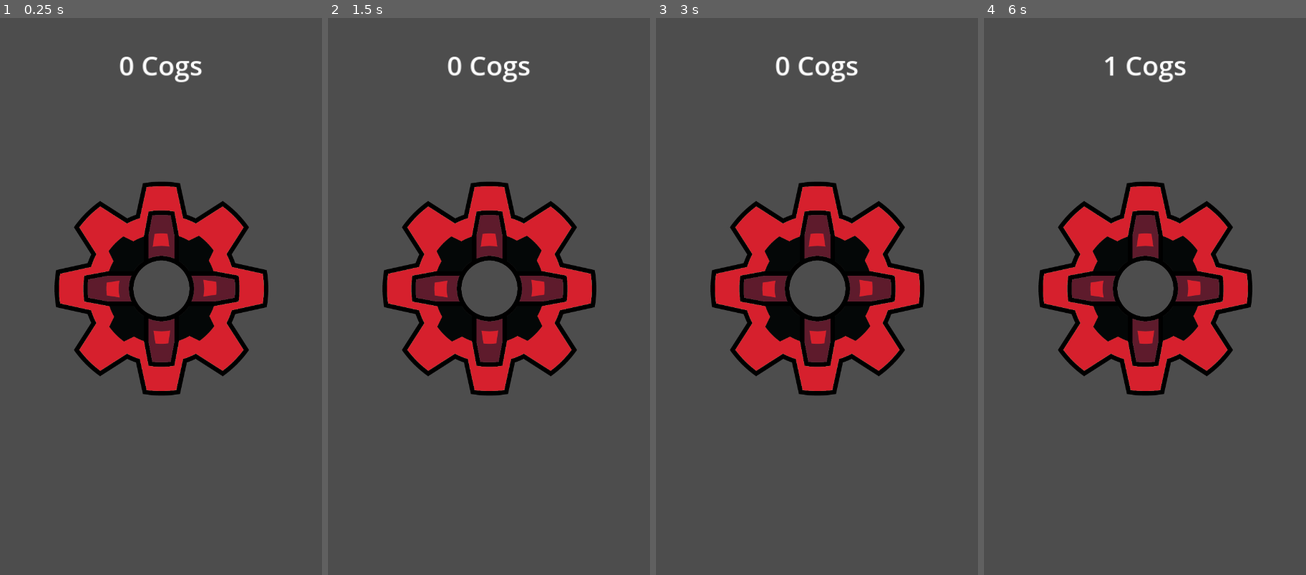
Above: before the commit, frames 1-4 (left to right).
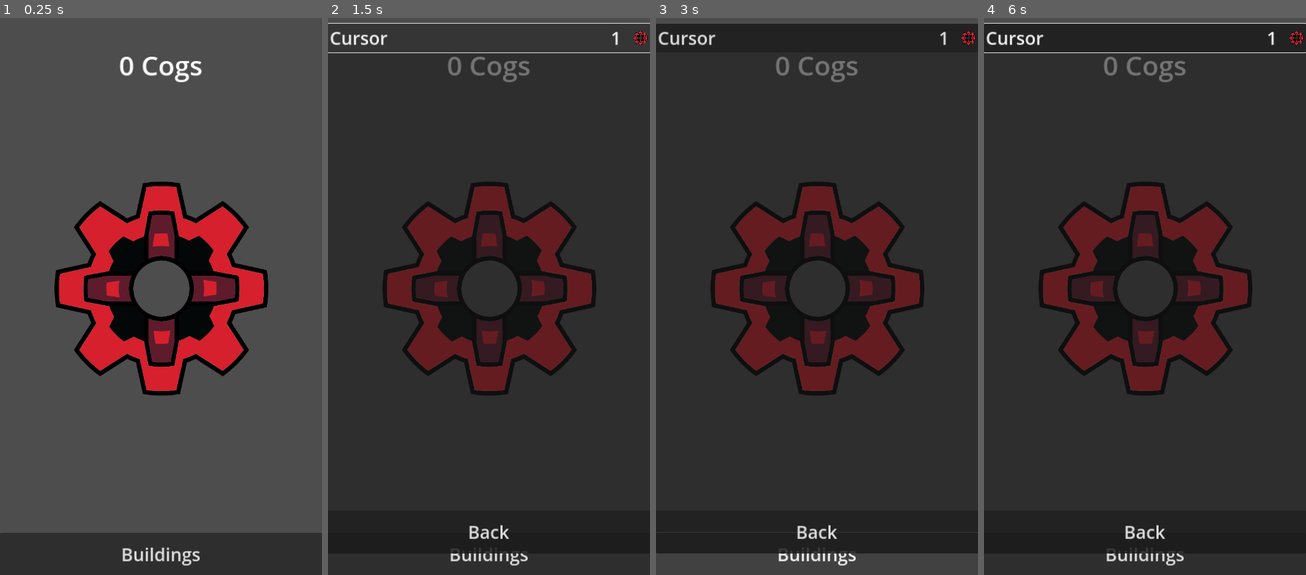
Above: after the commit, the same moments.

Repository: RUCOGS/COGS-clicker
Game: Godot game, scene res://Scenes/main_scene.tscn
Same seed, same stepped clock (60 frames per second), same inputs: the game is played once before the commit and once after it. Before the commit the project starts from res://UI/Scenes/main_scene.tscn.
Inputs (mouse positions are in pixels of both pictures, inside the frame that each line leads up to):
- Up to frame 1 (0.25 s): no input
- Up to frame 2 (1.5 s): click (489, 552) at 0.5 s, where only the run after the commit has a clickable "Buildings"; click (489, 40) at 1.25 s, where only the run after the commit has a clickable "Cursor 15"
- Up to frame 3 (3 s): click (817, 530) at 2 s, where only the run after the commit has a clickable "Back"; click (817, 552) at 2.75 s, where only the run after the commit has a clickable "Buildings"
- Up to frame 4 (6 s): click (1145, 40) at 3.5 s, where only the run after the commit has a clickable "Cursor 15"; click (1145, 552) at 4.25 s, where only the run after the commit has a clickable "Buildings"; click (1145, 40) at 5 s, where only the run after the commit has a clickable "Cursor 15"; tap Enter at 5.75 s; move the mouse to (1145, 290) at 5.77 s; click (1145, 290) at 5.92 s

The runs differ from the first frame. In frame 1, 7.5% of the frame differs, in the area x 0-100%, y 92-100%; in frame 2, 88%; in frame 3, 89%; in frame 4, 93%, in the area x 0-100%, y 0-100%.

Commit message:
added buildings and restructured project

Diff:
--- a/BigCog/Scripts/CountLabel.gd
+++ /dev/null
@@ -1,5 +0,0 @@
-extends Label
-
-func _on_big_cog_input_event(_viewport, event, _shape_idx):
-	if (event is InputEventMouseButton && event.pressed):
-		text = str(($"../BigCog" as BigCog).cogs_clicked) + " Cogs"
--- a/BigCog/Scenes/big_cog.tscn
+++ b/Scenes/big_cog.tscn
@@ -1,7 +1,7 @@
 [gd_scene load_steps=4 format=3 uid="uid://d37jub8hhds4o"]
 
-[ext_resource type="Texture2D" uid="uid://cdue6t8xcyrrv" path="res://BigCog/Resources/Final Cog_Color.png" id="1_53rcv"]
-[ext_resource type="Script" path="res://BigCog/Scripts/BigCog.gd" id="1_ahio5"]
+[ext_resource type="Texture2D" uid="uid://cdue6t8xcyrrv" path="res://Resources/Final Cog_Color.png" id="1_53rcv"]
+[ext_resource type="Script" path="res://Scripts/BigCog.gd" id="1_ahio5"]
 
 [sub_resource type="CircleShape2D" id="CircleShape2D_nyi01"]
 
--- /dev/null
+++ b/Scenes/buildings_menu.tscn
@@ -0,0 +1,65 @@
+[gd_scene load_steps=4 format=3 uid="uid://c6jmyh5lf0crp"]
+
+[ext_resource type="Theme" uid="uid://bemyyqk7dl3n8" path="res://Resources/button_theme.theme" id="1_0ysef"]
+[ext_resource type="Script" path="res://Scripts/Buildings.gd" id="1_wmc46"]
+[ext_resource type="Texture2D" uid="uid://cdue6t8xcyrrv" path="res://Resources/Final Cog_Color.png" id="2_fywk5"]
+
+[node name="BuildingsMenu" type="Control"]
+layout_mode = 3
+anchors_preset = 14
+anchor_top = 0.5
+anchor_right = 1.0
+anchor_bottom = 0.5
+offset_top = -640.0
+offset_bottom = 544.0
+grow_horizontal = 2
+grow_vertical = 2
+script = ExtResource("1_wmc46")
+
+[node name="Panel" type="Panel" parent="."]
+layout_mode = 1
+anchors_preset = 15
+anchor_right = 1.0
+anchor_bottom = 1.0
+grow_horizontal = 2
+grow_vertical = 2
+
+[node name="VBoxContainer" type="VBoxContainer" parent="."]
+layout_mode = 1
+anchors_preset = 14
+anchor_top = 0.5
+anchor_right = 1.0
+anchor_bottom = 0.5
+offset_top = -592.0
+offset_bottom = 496.0
+grow_horizontal = 2
+grow_vertical = 2
+
+[node name="CursorButton" type="Button" parent="VBoxContainer"]
+layout_mode = 2
+theme = ExtResource("1_0ysef")
+text = "Cursor                                                15
+"
+icon = ExtResource("2_fywk5")
+alignment = 0
+icon_alignment = 2
+expand_icon = true
+
+[node name="BackButton" type="Button" parent="."]
+layout_mode = 1
+anchors_preset = 7
+anchor_left = 0.5
+anchor_top = 1.0
+anchor_right = 0.5
+anchor_bottom = 1.0
+offset_left = -360.0
+offset_top = -96.0
+offset_right = 360.0
+grow_horizontal = 2
+grow_vertical = 0
+theme = ExtResource("1_0ysef")
+text = "Back
+"
+
+[connection signal="pressed" from="VBoxContainer/CursorButton" to="." method="_on_cursor_button_pressed"]
+[connection signal="pressed" from="BackButton" to="." method="_on_back_button_pressed"]
--- /dev/null
+++ b/Scenes/main_scene.tscn
@@ -0,0 +1,75 @@
+[gd_scene load_steps=7 format=3 uid="uid://bsk62swxvcrvo"]
+
+[ext_resource type="Script" path="res://Scripts/CountLabel.gd" id="1_54wn3"]
+[ext_resource type="Script" path="res://Scripts/ButtonManager.gd" id="1_e1uk7"]
+[ext_resource type="PackedScene" uid="uid://d37jub8hhds4o" path="res://Scenes/big_cog.tscn" id="1_nqtlr"]
+[ext_resource type="Theme" uid="uid://c2mqe4uxtmpbh" path="res://Resources/cog_label_theme.theme" id="1_qrmgj"]
+[ext_resource type="Theme" uid="uid://bemyyqk7dl3n8" path="res://Resources/button_theme.theme" id="4_yxk10"]
+[ext_resource type="PackedScene" uid="uid://c6jmyh5lf0crp" path="res://Scenes/buildings_menu.tscn" id="5_re2x4"]
+
+[node name="MainScene" type="Control"]
+layout_mode = 3
+anchors_preset = 8
+anchor_left = 0.5
+anchor_top = 0.5
+anchor_right = 0.5
+anchor_bottom = 0.5
+grow_horizontal = 2
+grow_vertical = 2
+
+[node name="ButtonManager" type="Node" parent="."]
+script = ExtResource("1_e1uk7")
+
+[node name="CountLabel" type="Label" parent="."]
+layout_mode = 1
+anchors_preset = 14
+anchor_top = 0.5
+anchor_right = 1.0
+anchor_bottom = 0.5
+offset_left = -360.0
+offset_top = -541.5
+offset_right = 360.0
+offset_bottom = -458.5
+grow_horizontal = 2
+grow_vertical = 2
+theme = ExtResource("1_qrmgj")
+text = "0 Cogs"
+horizontal_alignment = 1
+vertical_alignment = 1
+script = ExtResource("1_54wn3")
+
+[node name="BigCog" parent="." instance=ExtResource("1_nqtlr")]
+
+[node name="HBoxContainer" type="HBoxContainer" parent="."]
+layout_mode = 1
+anchors_preset = 12
+anchor_top = 1.0
+anchor_right = 1.0
+anchor_bottom = 1.0
+offset_left = -360.0
+offset_top = 546.0
+offset_right = 360.0
+offset_bottom = 642.0
+grow_horizontal = 2
+grow_vertical = 0
+alignment = 1
+
+[node name="BuildingsButton" type="Button" parent="HBoxContainer"]
+layout_mode = 2
+size_flags_horizontal = 3
+theme = ExtResource("4_yxk10")
+text = "Buildings"
+
+[node name="BuildingsMenu" parent="." instance=ExtResource("5_re2x4")]
+visible = false
+layout_mode = 1
+anchors_preset = 8
+anchor_left = 0.5
+anchor_right = 0.5
+offset_left = -360.0
+offset_top = -592.0
+offset_right = 360.0
+offset_bottom = 592.0
+
+[connection signal="input_event" from="BigCog" to="CountLabel" method="_on_big_cog_input_event"]
+[connection signal="pressed" from="HBoxContainer/BuildingsButton" to="ButtonManager" method="_on_buildings_button_pressed"]
--- a/BigCog/Scripts/BigCog.gd
+++ b/Scripts/BigCog.gd
@@ -1,8 +1,5 @@
-class_name BigCog
 extends Area2D
-
-var cogs_clicked : int = 0;
 
 func _on_input_event(_viewport, event, _shape_idx):
 	if (event is InputEventMouseButton && event.pressed):
-		cogs_clicked += 1
+		($"../CountLabel" as CountLabel).cogs_amount += 1
--- /dev/null
+++ b/Scripts/Buildings.gd
@@ -0,0 +1,15 @@
+extends Control
+
+var cursor_count: int = 0;
+var CURSOR_PRICE: int = 15
+
+func _on_cursor_button_pressed():
+	if (($"../CountLabel" as CountLabel).cogs_amount > CURSOR_PRICE):
+		cursor_count += 1
+		($"../CountLabel" as CountLabel).cogs_amount -= CURSOR_PRICE
+
+func _on_back_button_pressed():
+	visible = false;
+
+func _process(delta):
+	($"../CountLabel" as CountLabel).cogs_amount += cursor_count * 0.1 * delta
--- /dev/null
+++ b/Scripts/ButtonManager.gd
@@ -0,0 +1,4 @@
+extends Node
+
+func _on_buildings_button_pressed():
+	$"../BuildingsMenu".visible = true
--- /dev/null
+++ b/Scripts/CountLabel.gd
@@ -0,0 +1,7 @@
+class_name CountLabel
+extends Label
+
+var cogs_amount: float = 0
+
+func _process(_delta):
+	text = str(round(cogs_amount)) + " Cogs"
--- a/UI/Scenes/main_scene.tscn
+++ /dev/null
@@ -1,39 +0,0 @@
-[gd_scene load_steps=4 format=3 uid="uid://bsk62swxvcrvo"]
-
-[ext_resource type="Script" path="res://BigCog/Scripts/CountLabel.gd" id="1_54wn3"]
-[ext_resource type="PackedScene" uid="uid://d37jub8hhds4o" path="res://BigCog/Scenes/big_cog.tscn" id="1_nqtlr"]
-
-[sub_resource type="Theme" id="Theme_r6mxb"]
-default_font_size = 60
-
-[node name="MainScene" type="Control"]
-layout_mode = 3
-anchors_preset = 8
-anchor_left = 0.5
-anchor_top = 0.5
-anchor_right = 0.5
-anchor_bottom = 0.5
-grow_horizontal = 2
-grow_vertical = 2
-
-[node name="CountLabel" type="Label" parent="."]
-layout_mode = 1
-anchors_preset = 14
-anchor_top = 0.5
-anchor_right = 1.0
-anchor_bottom = 0.5
-offset_left = -360.0
-offset_top = -541.5
-offset_right = 360.0
-offset_bottom = -458.5
-grow_horizontal = 2
-grow_vertical = 2
-theme = SubResource("Theme_r6mxb")
-text = "0 Cogs"
-horizontal_alignment = 1
-vertical_alignment = 1
-script = ExtResource("1_54wn3")
-
-[node name="BigCog" parent="." instance=ExtResource("1_nqtlr")]
-
-[connection signal="input_event" from="BigCog" to="CountLabel" method="_on_big_cog_input_event"]
--- a/project.godot
+++ b/project.godot
@@ -11,7 +11,7 @@
 [application]
 
 config/name="COGS Clicker"
-run/main_scene="res://UI/Scenes/main_scene.tscn"
+run/main_scene="res://Scenes/main_scene.tscn"
 config/features=PackedStringArray("4.2", "Mobile")
 config/icon="res://icon.svg"
 
Renamed: BigCog/Resources/Final Cog_Color.png -> Resources/Final Cog_Color.png
Not shown, changed: Resources/Final Cog_Color.png.import
Binary file added: Resources/button_theme.theme
Binary file added: Resources/cog_label_theme.theme
Not shown, removed: UI/Scenes/mai5DA1.tmp
Not shown, removed: UI/Scenes/maiAED.tmp
Not shown, removed: UI/Scenes/maiE12E.tmp
